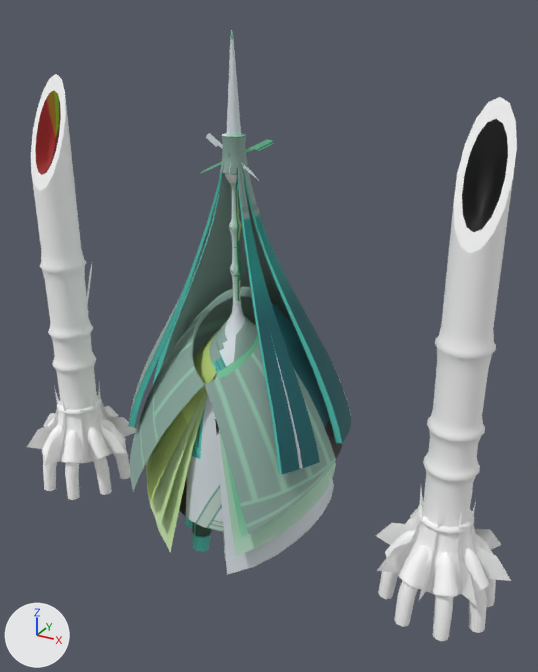
A saved change to the glTF model web/models/switch/0797/regular.glb.
Camera for both pictures: a 50 mm lens placed at (635.0, -1038.0, 952.0), pointed at (50.0, 25.0, 420.0). Lighting does not change. The marker at lower left points along +X, +Y and +Z. The picture after the commit comes second. Where no turn or scale is listed for an object, it has been applied to the vertices.

Names of what the first picture shows: 'pm0881_00_ArmASkin', 'pm0881_00_ArmBSkin', 'pm0881_00_BodySkin', 'pm0881_00_ClothASkin', 'pm0881_00_ClothBSkin', 'pm0881_00_ClothCSkin', 'pm0881_00_ClothDSkin', 'pm0881_00_HairSkin', 'pm0881_00_KushiSkin', 'pm0881_00_LegSkin' and 1 more.
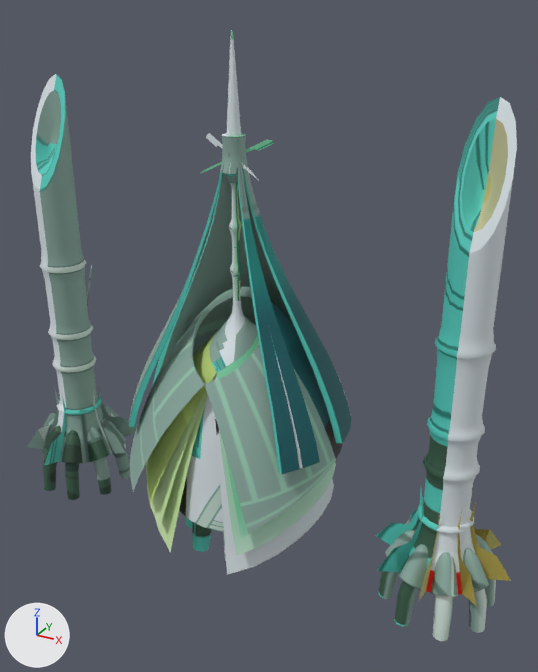
Where the change shows, as pixel boxes (x1, y1, x2, y2) in the pictures (538 x 672 px):
'pm0881_00_LegSkin', surface changed (darker): (31, 74, 517, 597) in both
'pm0881_00_ArmBSkin', surface changed: (43, 396, 496, 641) in both
'pm0881_00_ArmASkin', surface changed: (27, 264, 511, 606) in both

What changed in the scene script:
```text
Add img_pm0881_00_bodyb_col:
    img_pm0881_00_bodyb_col = load_image('pm0881_00_BodyB_col', '_unpacked/pm0881_00_BodyB_col', 512, 512, 'sRGB')
Change mat_bodybvco01:
    remove n3 = _N.new('ShaderNodeMath'); n3.name = 'Math'
    remove n3.operation = 'MULTIPLY'
    where n5 = _N.new('ShaderNodeTexImage'); n5.name = 'Image Texture'
    n5.image: img_dummy_col -> img_pm0881_00_bodyb_col
    where n0 = _N.new('ShaderNodeBsdfPrincipled'); n0.name = 'Principled BSDF'
    remove _L.new(n3.outputs[0], n0.inputs[4])  # 'Value' to 'Alpha'
    where n4 = _N.new('ShaderNodeVertexColor'); n4.name = 'Color Attribute'
    remove _L.new(n4.outputs[1], n3.inputs[1])  # 'Alpha' to 'Value'
    remove _L.new(n5.outputs[1], n3.inputs[0])  # 'Alpha' to 'Value'
Change mat_bodybincvco:
    remove n3 = _N.new('ShaderNodeMath'); n3.name = 'Math'
    remove n3.operation = 'MULTIPLY'
    where n5 = _N.new('ShaderNodeTexImage'); n5.name = 'Image Texture'
    n5.image: img_default_lta -> img_pm0881_00_bodyb_col
    where n0 = _N.new('ShaderNodeBsdfPrincipled'); n0.name = 'Principled BSDF'
    remove _L.new(n3.outputs[0], n0.inputs[4])  # 'Value' to 'Alpha'
    where n4 = _N.new('ShaderNodeVertexColor'); n4.name = 'Color Attribute'
    remove _L.new(n4.outputs[1], n3.inputs[1])  # 'Alpha' to 'Value'
    remove _L.new(n5.outputs[1], n3.inputs[0])  # 'Alpha' to 'Value'
Change mat_bodybvco00:
    remove n3 = _N.new('ShaderNodeMath'); n3.name = 'Math'
    remove n3.operation = 'MULTIPLY'
    where n5 = _N.new('ShaderNodeTexImage'); n5.name = 'Image Texture'
    n5.image: img_dummy_col -> img_pm0881_00_bodyb_col
    where n0 = _N.new('ShaderNodeBsdfPrincipled'); n0.name = 'Principled BSDF'
    remove _L.new(n3.outputs[0], n0.inputs[4])  # 'Value' to 'Alpha'
    where n4 = _N.new('ShaderNodeVertexColor'); n4.name = 'Color Attribute'
    remove _L.new(n4.outputs[1], n3.inputs[1])  # 'Alpha' to 'Value'
    remove _L.new(n5.outputs[1], n3.inputs[0])  # 'Alpha' to 'Value'
Change mat_bodyb:
    remove n3 = _N.new('ShaderNodeMath'); n3.name = 'Math'
    remove n3.operation = 'MULTIPLY'
    where n5 = _N.new('ShaderNodeTexImage'); n5.name = 'Image Texture'
    n5.image: img_dummy_col -> img_pm0881_00_bodyb_col
    where n0 = _N.new('ShaderNodeBsdfPrincipled'); n0.name = 'Principled BSDF'
    remove _L.new(n3.outputs[0], n0.inputs[4])  # 'Value' to 'Alpha'
    where n4 = _N.new('ShaderNodeVertexColor'); n4.name = 'Color Attribute'
    remove _L.new(n4.outputs[1], n3.inputs[1])  # 'Alpha' to 'Value'
    remove _L.new(n5.outputs[1], n3.inputs[0])  # 'Alpha' to 'Value'
```
